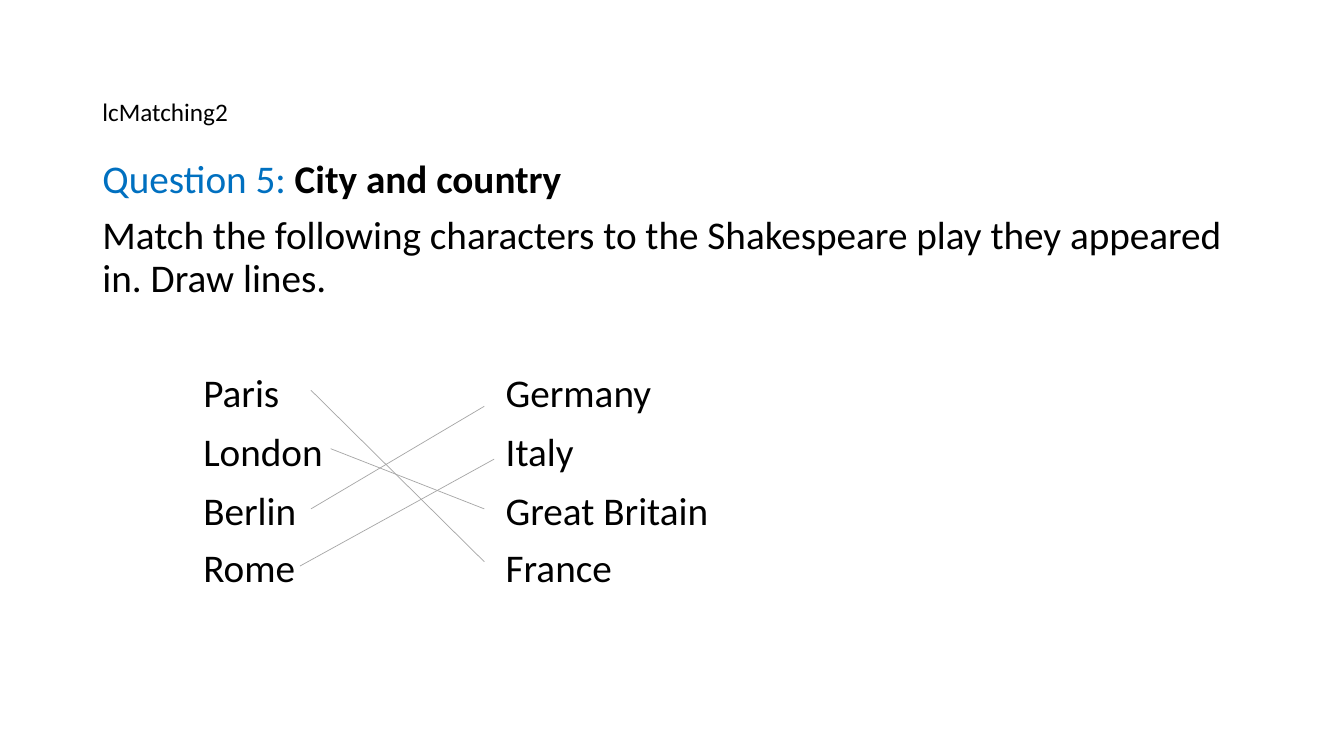
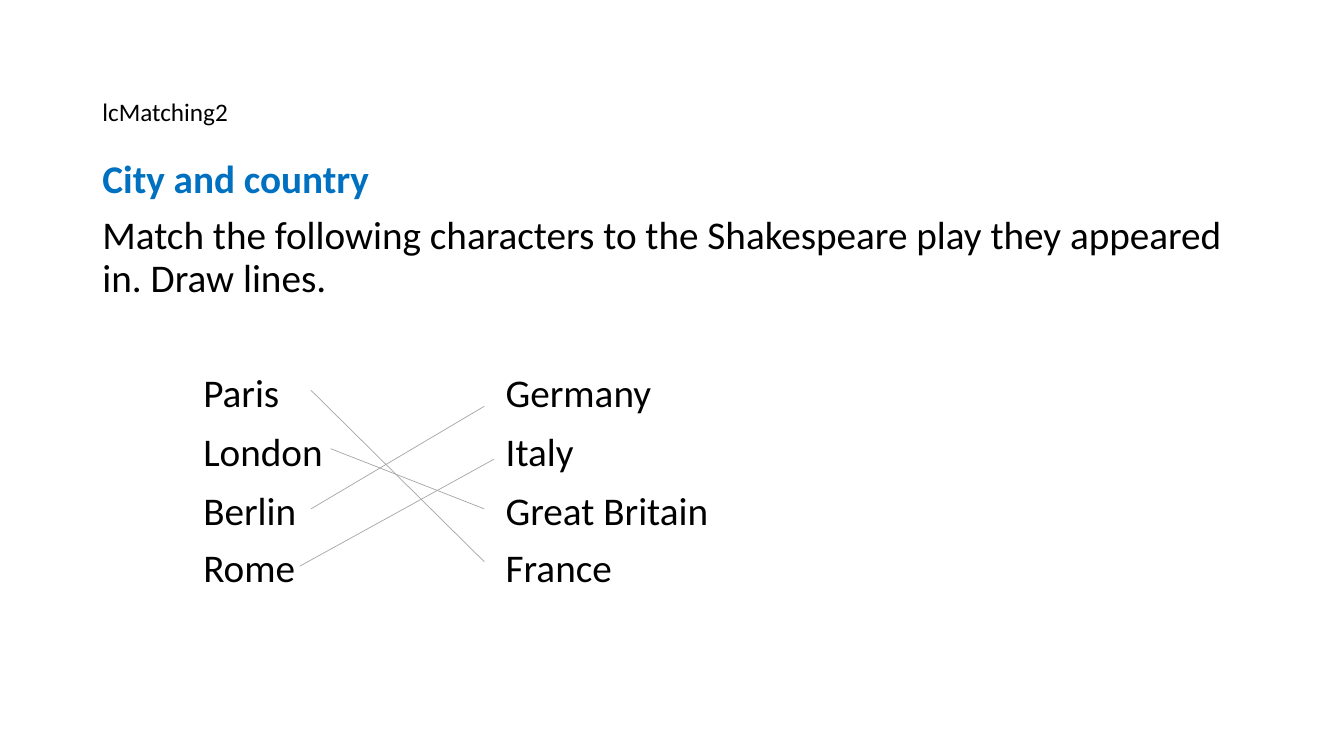
Before and after one commit to birgitstrackenbrock/dita13.lc.extra-interactions, a slide deck: slide 7 of documentation/Interaction_examples_visual.pptx. Drawn at 1344x756 pixels with LibreOffice and Linux fonts; fonts in the diff are those of the drawing. Boxes give left, top, right and bottom in pixels: in the first picture for what was removed or moved away, otherwise in the second. Text is boxed around its words. In the diff, an @@ line names an element or a change of style, - is before the commit and + after.

```diff
--- a/documentation/Interaction_examples_visual.pptx
+++ b/documentation/Interaction_examples_visual.pptx
@@ text at (102, 165, 369, 199): text changed; text colour #000000 to #0070C0 @@
-Question 5: City and country
+City and country
```
Also in this commit, not shown: 18 other slides changed, 1 slide added, 33 other files.
